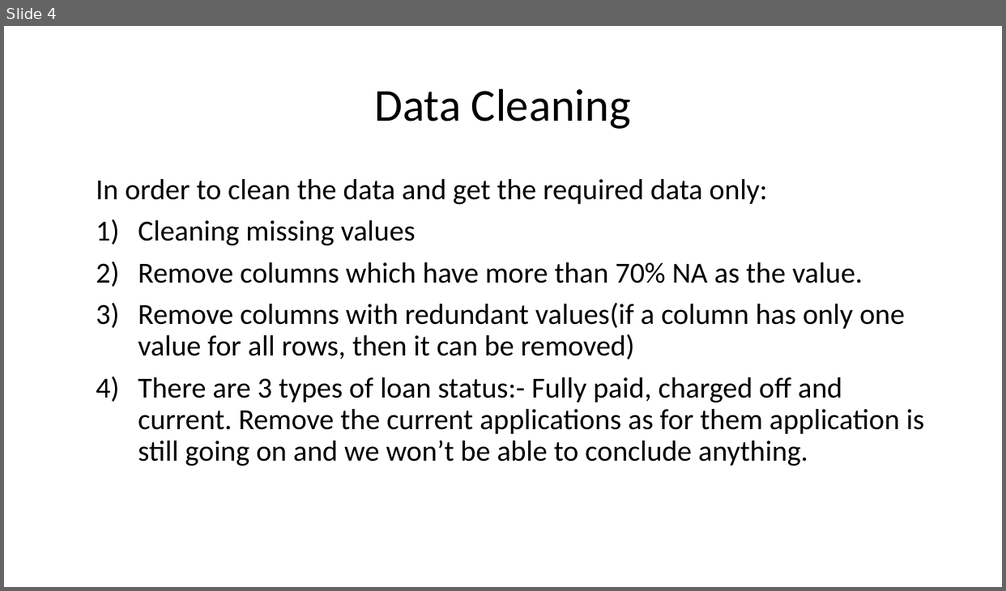
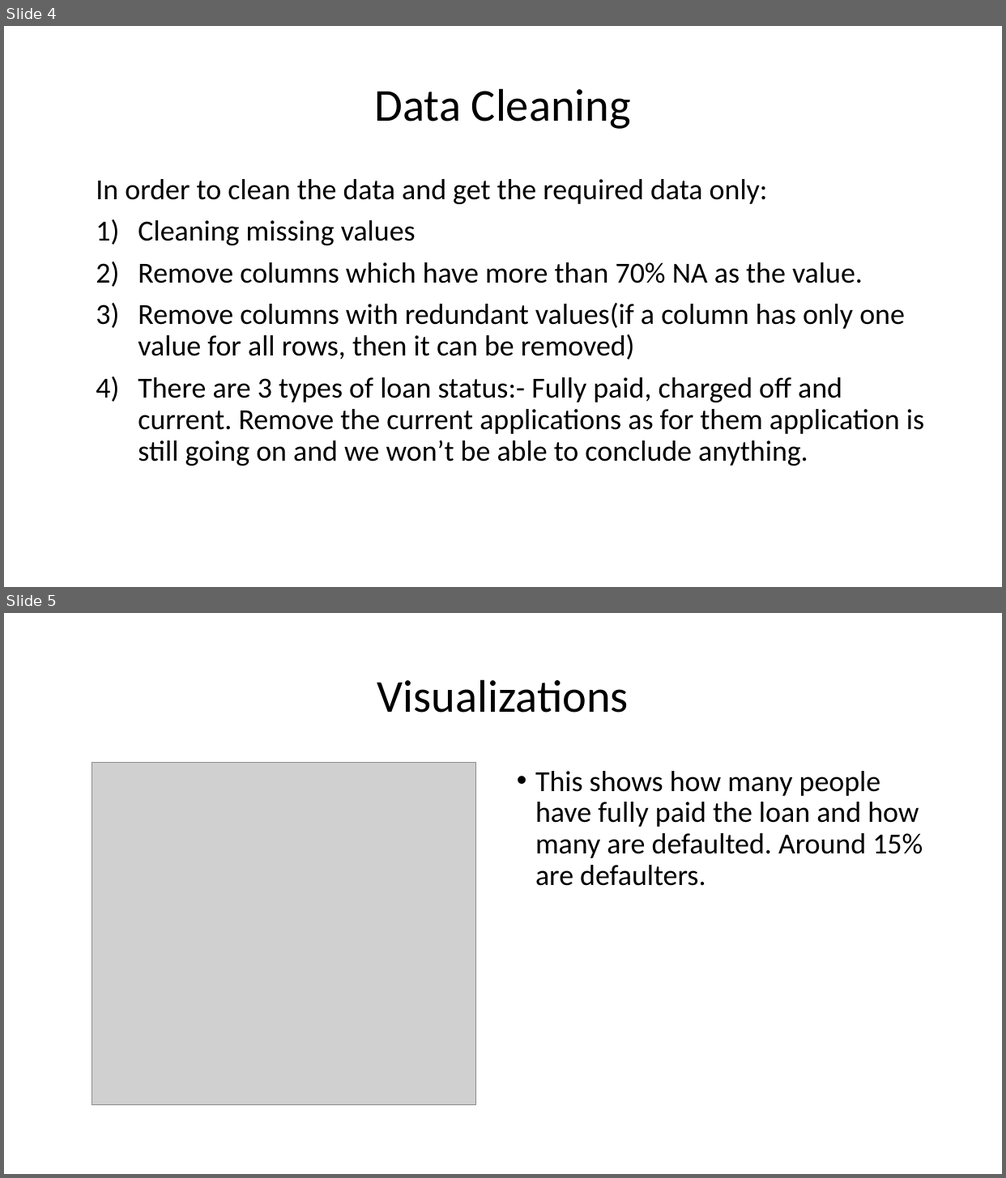
Before and after one commit to neetika01/LendingClubCaseStudy, a slide deck: Lending_club_case_study.pptx. Shown one above the other, each under a label of ours: slide 4 before the commit, slides 4 and 5 after it. The pictures are 1006x591 and 1006x1178 pixels, drawn with LibreOffice and Linux fonts; fonts in the diff are those of the drawing; grey boxes stand for pictures. Boxes give left, top, right and bottom in pixels: in the first picture for what was removed or moved away, otherwise in the second. Text is boxed around its words. In the diff, an @@ line names an element or a change of style, - is before the commit and + after.

```diff
--- a/Lending_club_case_study.pptx
+++ b/Lending_club_case_study.pptx
@@ slide 5 added at bbox=[4, 613, 1002, 1174], background #FFFFFF @@
@@ title added at bbox=[377, 679, 629, 713], 44 pt, text #000000 @@
+Visualizations
@@ picture added at bbox=[91, 763, 476, 1105] @@
@@ text added at bbox=[535, 771, 923, 886], 28 pt, text #000000 @@
+• This shows how many people have fully paid the loan and how many are defaulted. Around 15% are defaulters.
```
Also in this commit, not shown: 1 other slide added, 1 other file.
